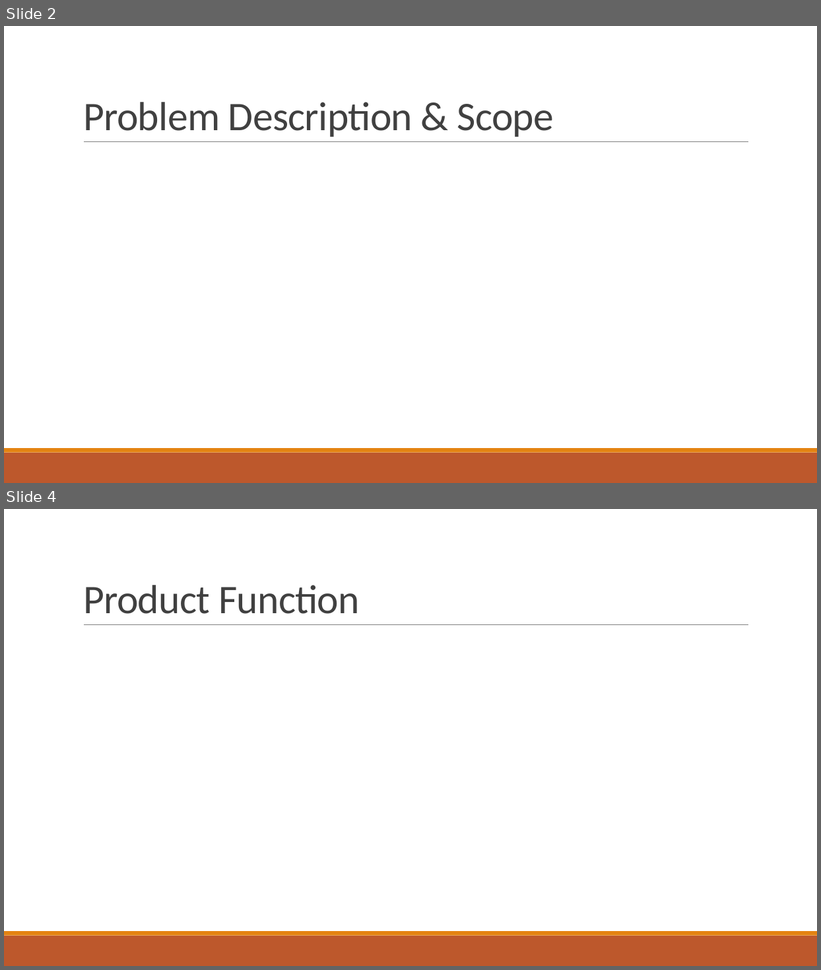
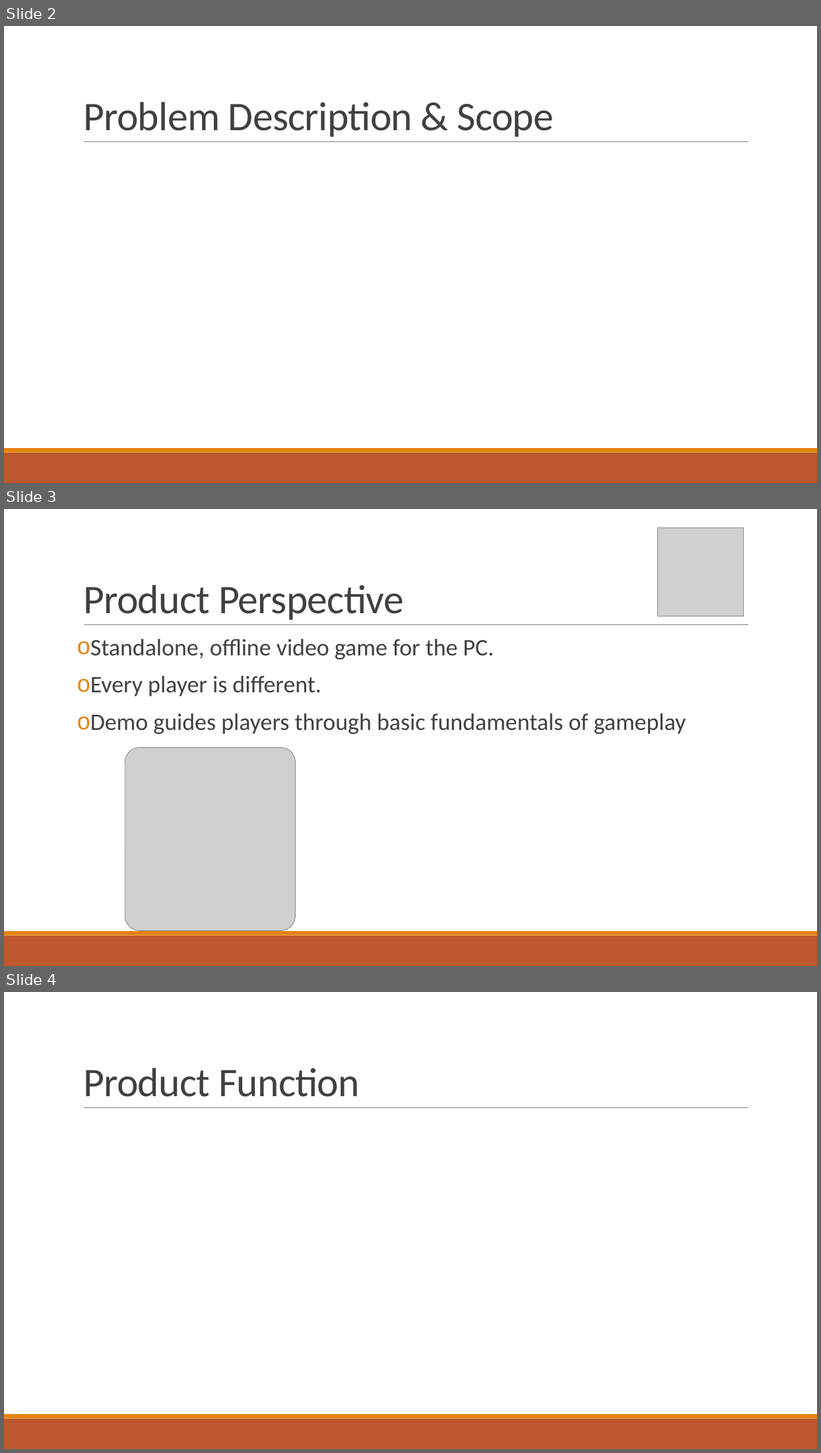
Before and after one commit to jonnynabors/Belly-Of-The-Beast, a slide deck: Documentation/UnityGameRequirementsPPT.pptx. Shown one above the other, each under a label of ours: slides 2 and 4 before the commit, slides 2, 3 and 4 after it; the slides between them are not shown. The pictures are 821x970 and 821x1453 pixels, drawn with LibreOffice and Linux fonts; fonts in the diff are those of the drawing; grey boxes stand for pictures. Boxes give left, top, right and bottom in pixels: in the first picture for what was removed or moved away, otherwise in the second. Text is boxed around its words. In the diff, an @@ line names an element or a change of style, - is before the commit and + after.

Commit message:
Added pictures and some text

```diff
--- a/Documentation/UnityGameRequirementsPPT.pptx
+++ b/Documentation/UnityGameRequirementsPPT.pptx
@@ slide 3 added at (4,509,817,966), background #FFFFFF; not listed: 3 template elements that a slide beside it also shows @@
@@ picture added at (658,528,744,617) @@
@@ title added at (83,585,404,620), 48 pt, text #404040 @@
+Product Perspective
@@ text added at (90,639,686,734), 28 pt, text #404040 @@
+o Standalone, offline video game for the PC.
+o Every player is different.
+o Demo guides players through basic fundamentals of gameplay
@@ picture added at (125,747,295,931) @@
```
Also in this commit, not shown: 3 slides changed, 5 other slides added, 5 slides removed.
